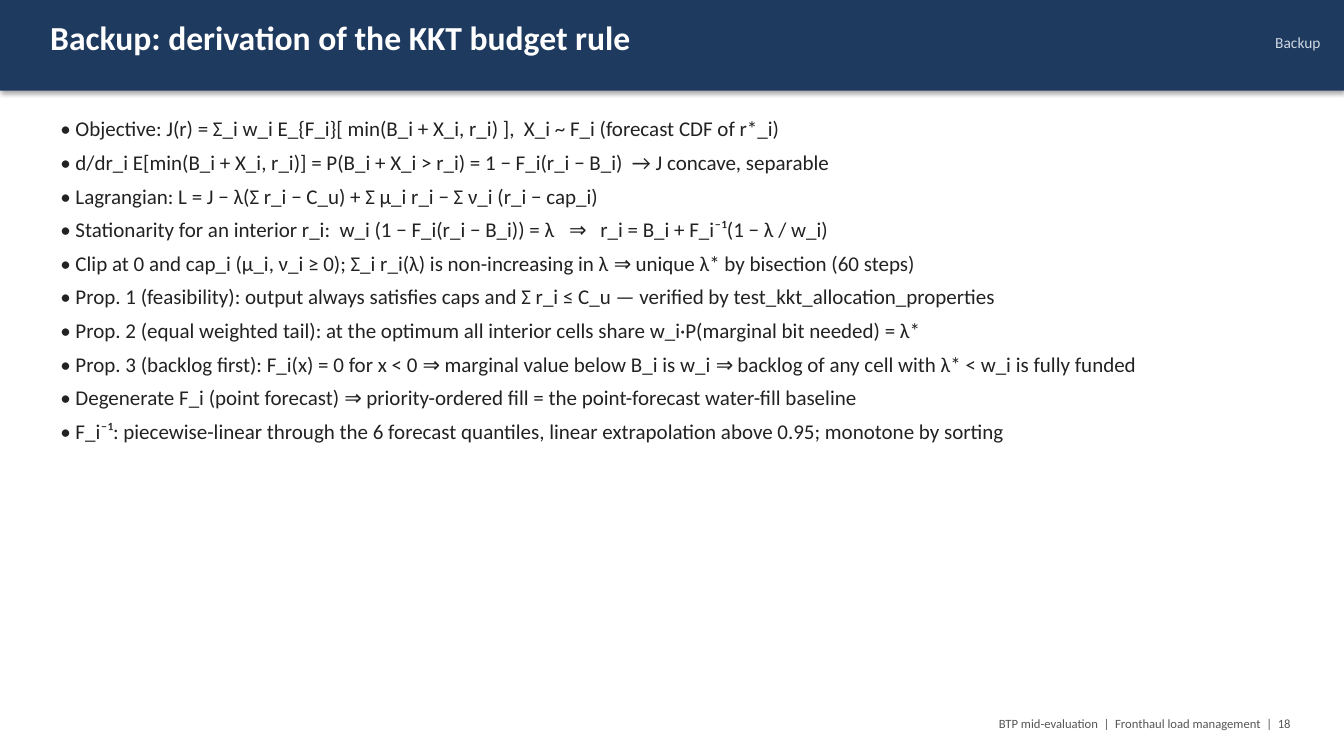
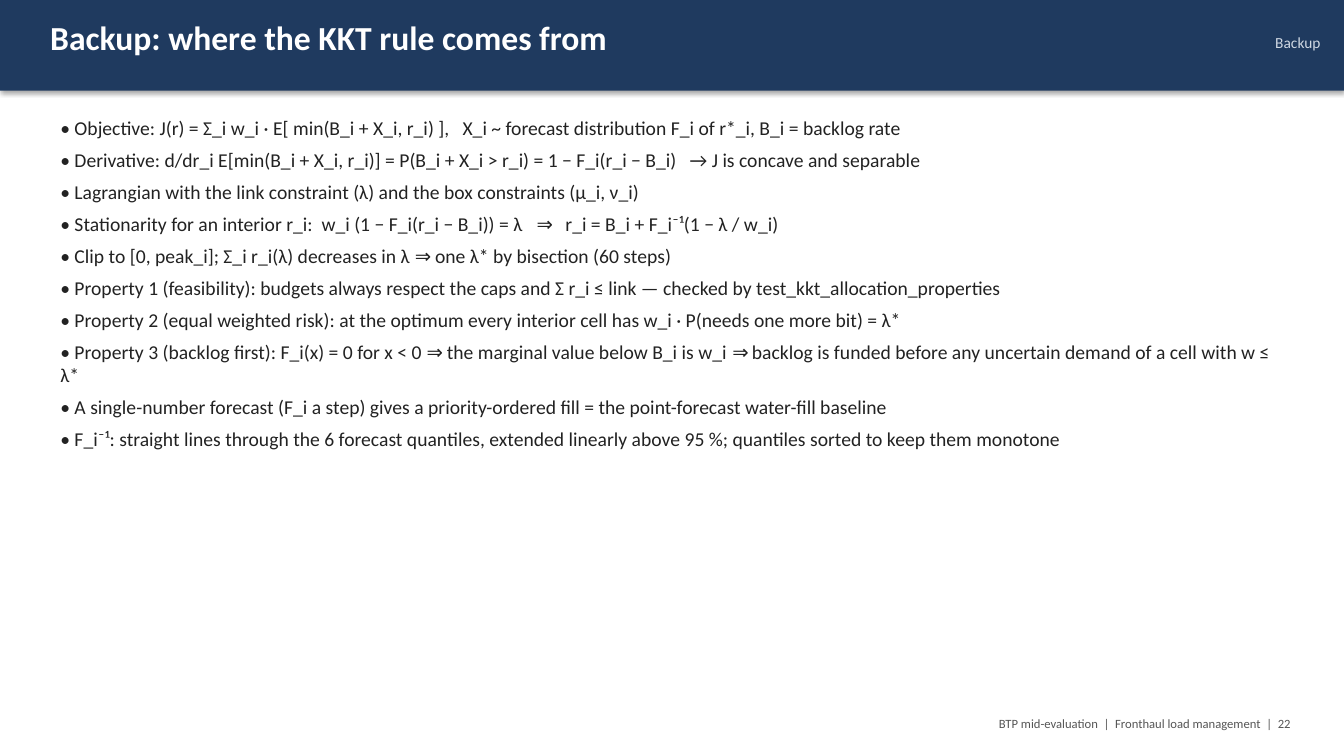
Before and after one commit to Harshvardhan-To1/BTP, a slide deck: slide 22 of docs/fhlm/BTP_midterm_fronthaul_load_management.pptx (slide 18 before the commit). Drawn at 1344x756 pixels with LibreOffice and Linux fonts; fonts in the diff are those of the drawing. Boxes give left, top, right and bottom in pixels: in the first picture for what was removed or moved away, otherwise in the second. Text is boxed around its words. In the diff, an @@ line names an element or a change of style, - is before the commit and + after.

```diff
--- a/docs/fhlm/BTP_midterm_fronthaul_load_management.pptx
+++ b/docs/fhlm/BTP_midterm_fronthaul_load_management.pptx
@@ text at (x1=50, y1=26, x2=607, y2=56): text changed @@
-Backup: derivation of the KKT budget rule
+Backup: where the KKT rule comes from
@@ text at (x1=74, y1=121, x2=920, y2=203): text changed; size 15 to 14 pt @@
-• Objective: J(r) = Σ_i w_i E_{F_i}[ min(B_i + X_i, r_i) ], X_i ~ F_i (forecast CDF of r*_i)
-• d/dr_i E[min(B_i + X_i, r_i)] = P(B_i + X_i > r_i) = 1 − F_i(r_i − B_i) → J concave, separable
-• Lagrangian: L = J − λ(Σ r_i − C_u) + Σ μ_i r_i − Σ ν_i (r_i − cap_i)
+• Objective: J(r) = Σ_i w_i · E[ min(B_i + X_i, r_i) ], X_i ~ forecast distribution F_i of r*_i, B_i = backlog rate
+• Derivative: d/dr_i E[min(B_i + X_i, r_i)] = P(B_i + X_i > r_i) = 1 − F_i(r_i − B_i) → J is concave and separable
+• Lagrangian with the link constraint (λ) and the box constraints (μ_i, ν_i)
@@ text at (x1=74, y1=216, x2=778, y2=234): size 15 to 14 pt in "• Stationarity for an interior r_i: w_i ..." @@
@@ text at (x1=60, y1=249, x2=1255, y2=450): text changed; size 15 to 14 pt @@
-• Clip at 0 and cap_i (μ_i, ν_i ≥ 0); Σ_i r_i(λ) is non-increasing in λ ⇒ unique λ* by bisection (60 steps)
-• Prop. 1 (feasibility): output always satisfies caps and Σ r_i ≤ C_u — verified by test_kkt_allocation_properties
-• Prop. 2 (equal weighted tail): at the optimum all interior cells share w_i·P(marginal bit needed) = λ*
-• Prop. 3 (backlog first): F_i(x) = 0 for x < 0 ⇒ marginal value below B_i is w_i ⇒ backlog of any cell with λ* < w_i is fully funded
-• Degenerate F_i (point forecast) ⇒ priority-ordered fill = the point-forecast water-fill baseline
-• F_i⁻¹: piecewise-linear through the 6 forecast quantiles, linear extrapolation above 0.95; monotone by sorting
+• Clip to [0, peak_i]; Σ_i r_i(λ) decreases in λ ⇒ one λ* by bisection (60 steps)
+• Property 1 (feasibility): budgets always respect the caps and Σ r_i ≤ link — checked by test_kkt_allocation_properties
+• Property 2 (equal weighted risk): at the optimum every interior cell has w_i · P(needs one more bit) = λ*
+• Property 3 (backlog first): F_i(x) = 0 for x < 0 ⇒ the marginal value below B_i is w_i ⇒ backlog is funded before any uncertain demand of a cell with w ≤ λ*
+• A single-number forecast (F_i a step) gives a priority-ordered fill = the point-forecast water-fill baseline
+• F_i⁻¹: straight lines through the 6 forecast quantiles, extended linearly above 95 %; quantiles sorted to keep them monotone
@@ text at (x1=999, y1=719, x2=1291, y2=730): text changed @@
-BTP mid-evaluation | Fronthaul load management | 18
+BTP mid-evaluation | Fronthaul load management | 22
```
Also in this commit, not shown: 19 other slides changed, 4 slides added, 7 other files.
